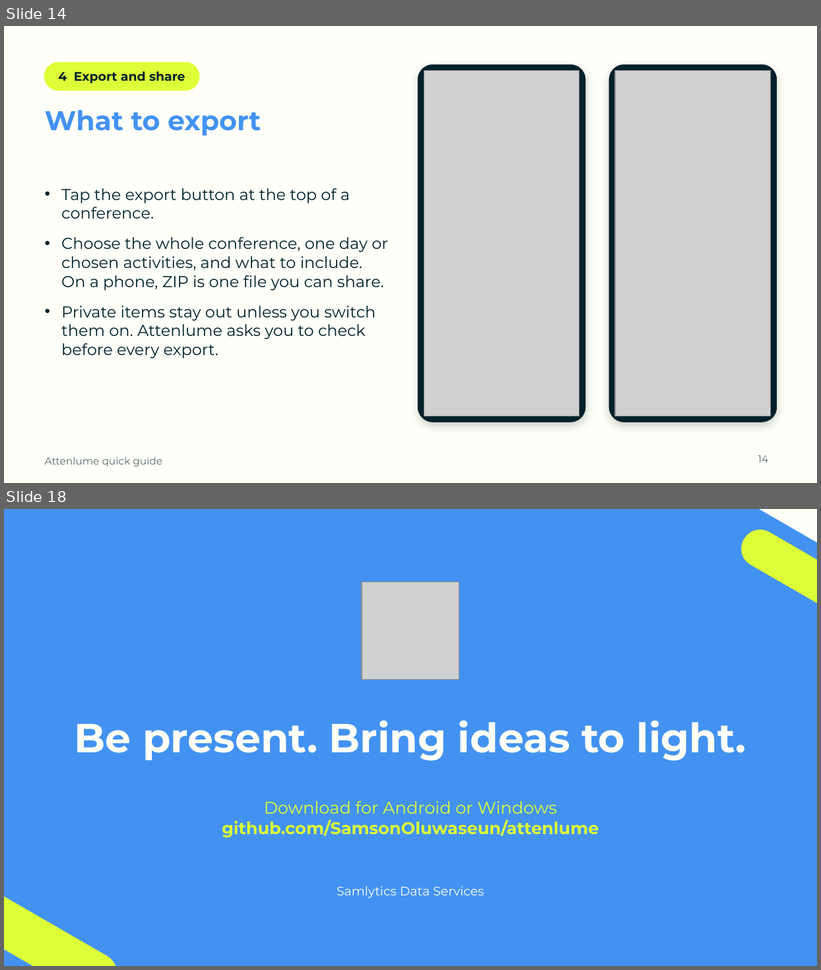
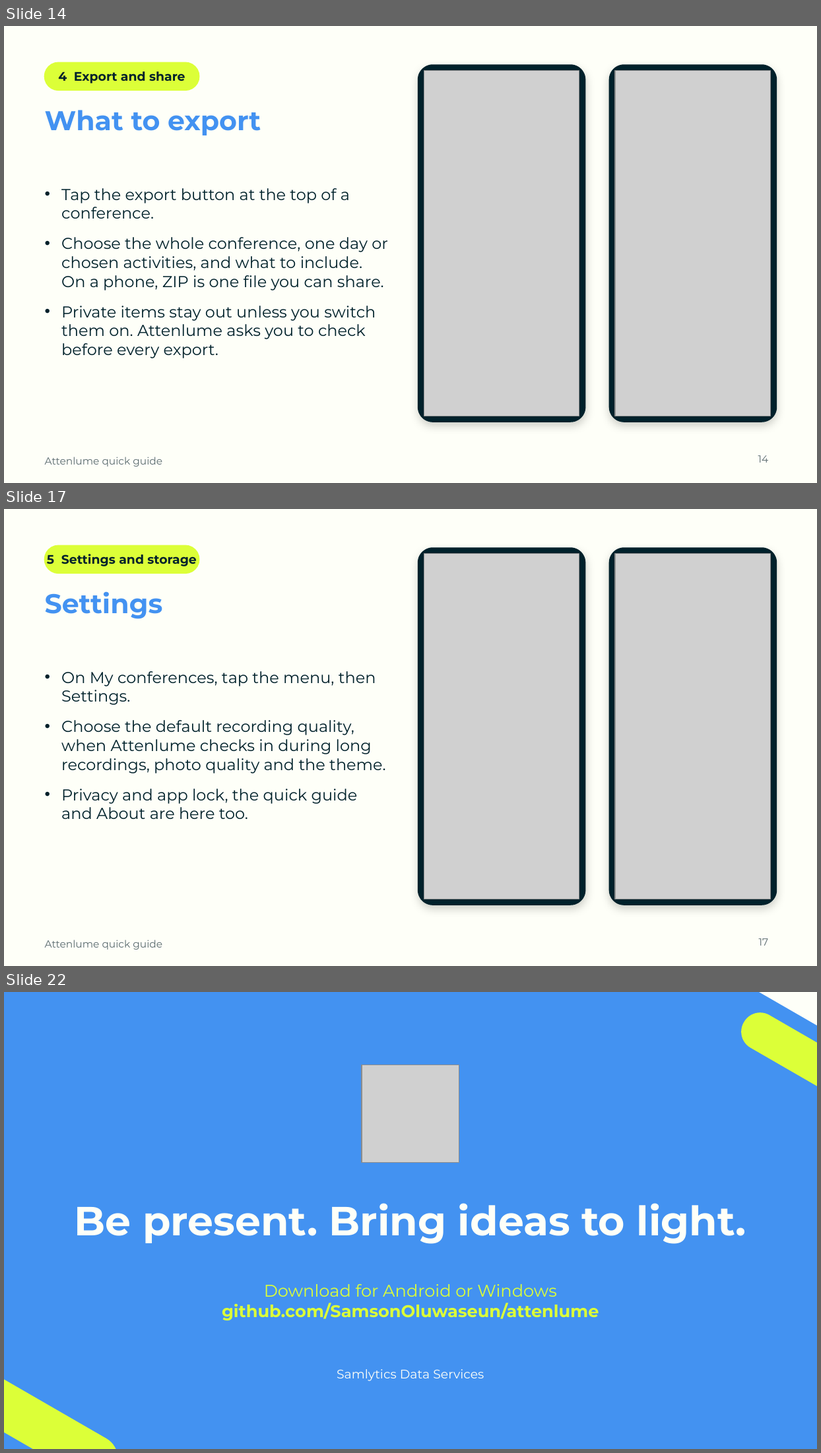
Before and after one commit to SamsonOluwaseun/attenlume, a slide deck: docs/user-guide/Attenlume-Quick-Guide.pptx. Shown one above the other, each under a label of ours: slides 14 and 18 before the commit, slides 14, 17 and 22 after it; the slides between them are not shown. The pictures are 821x970 and 821x1453 pixels, drawn with LibreOffice and Linux fonts; fonts in the diff are those of the drawing; grey boxes stand for pictures. Boxes give left, top, right and bottom in pixels: in the first picture for what was removed or moved away, otherwise in the second. Text is boxed around its words. In the diff, an @@ line names an element or a change of style, - is before the commit and + after.

```diff
--- a/docs/user-guide/Attenlume-Quick-Guide.pptx
+++ b/docs/user-guide/Attenlume-Quick-Guide.pptx
@@ slide 17 added at (x1=4, y1=509, x2=817, y2=966), background #FEFFF8; not listed: 1 template element that a slide beside it also shows @@
@@ rounded rectangle added at (x1=45, y1=545, x2=199, y2=573), fill #DCFF38, outline #DCFF38 1 pt @@
@@ rounded rectangle added at (x1=418, y1=548, x2=585, y2=905), fill #00212B, outline #00212B 1 pt @@
@@ rounded rectangle added at (x1=610, y1=548, x2=776, y2=905), fill #00212B, outline #00212B 1 pt @@
@@ text added at (x1=47, y1=554, x2=196, y2=566), 11 pt, text #00212B, bold @@
+5 Settings and storage
@@ picture added at (x1=424, y1=554, x2=580, y2=899) @@
@@ picture added at (x1=615, y1=554, x2=771, y2=899) @@
@@ text added at (x1=45, y1=591, x2=163, y2=619), 24 pt, text #4392F1, bold @@
+Settings
@@ text added at (x1=61, y1=671, x2=386, y2=819), 14 pt, text #00212B @@
+• On My conferences, tap the menu, then Settings.
+• Choose the default recording quality, when Attenlume checks in during long recordings, photo quality and the theme.
+• Privacy and app lock, the quick guide and About are here too.
@@ page number added at (x1=759, y1=939, x2=769, y2=946), 9 pt, text #5B6B70 @@
+17
@@ what was slide 18 is now slide 22 @@
```
Also in this commit, not shown: 7 slides changed, 3 other slides added, 9 other files.
